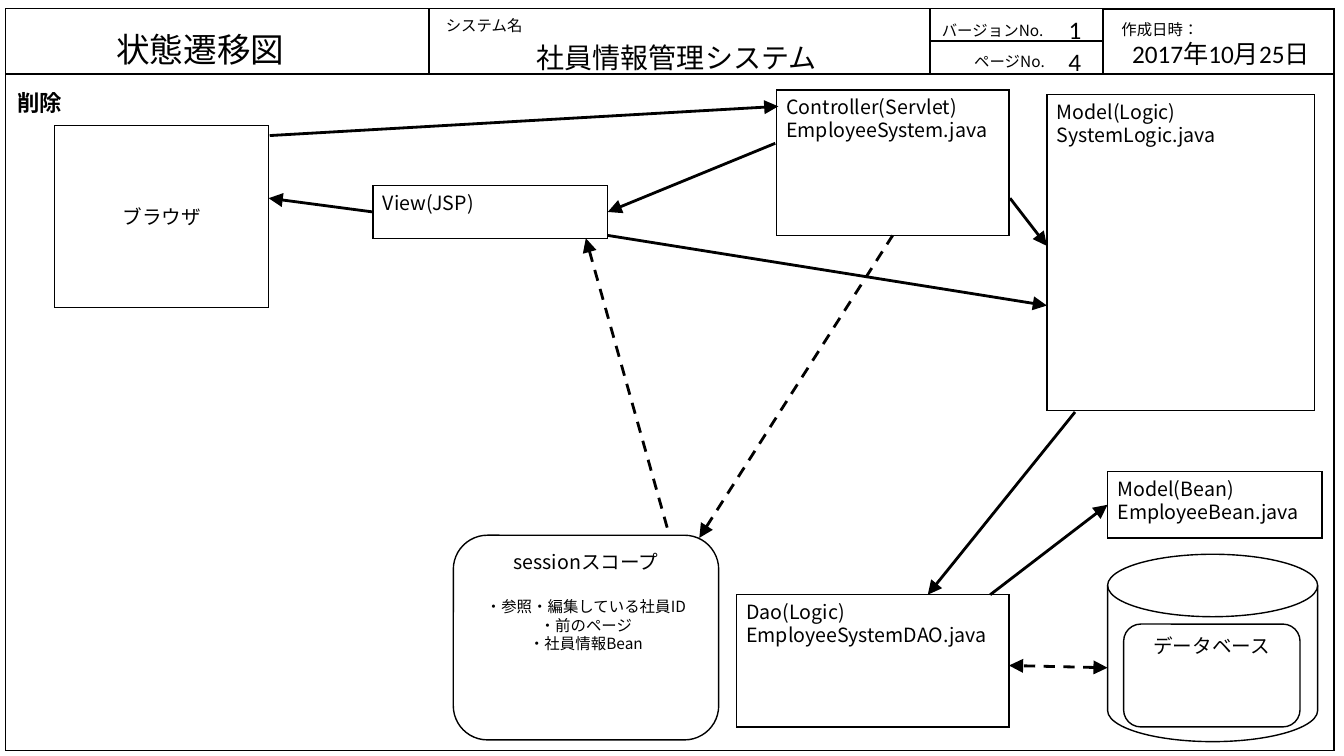
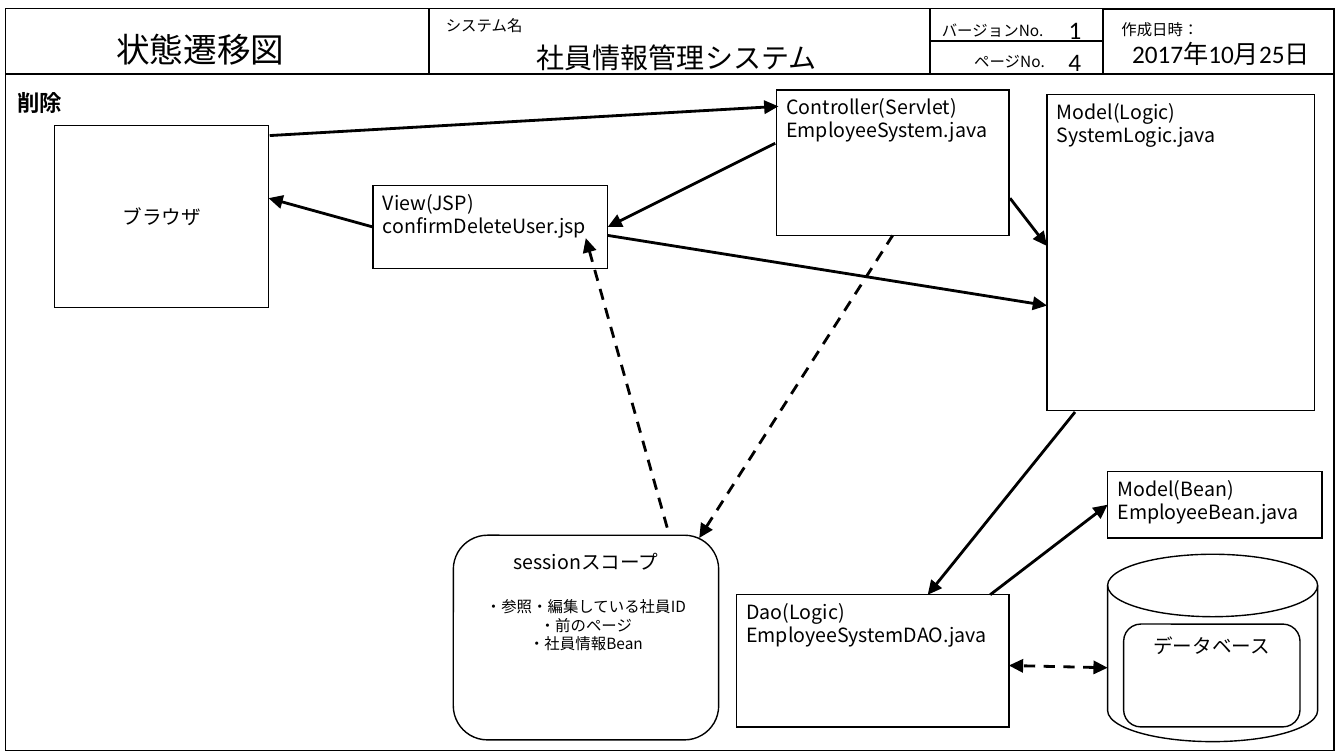
Before and after one commit to java201710/java, a slide deck: slide 13 of 総合演習資料/2.外部設計/画面・状態遷移図_DB.pptx. Drawn at 1344x756 pixels with LibreOffice and Linux fonts; fonts in the diff are those of the drawing. Boxes give left, top, right and bottom in pixels: in the first picture for what was removed or moved away, otherwise in the second. Text is boxed around its words. In the diff, an @@ line names an element or a change of style, - is before the commit and + after.

```diff
--- a/総合演習資料/2.外部設計/画面・状態遷移図_DB.pptx
+++ b/総合演習資料/2.外部設計/画面・状態遷移図_DB.pptx
@@ arrow moved from (775, 143) - (608, 212) to (775, 143) - (608, 227) @@
@@ arrow moved from (373, 212) - (269, 199) to (373, 227) - (269, 199) @@
@@ rectangle "View(JSP)" resized from (x1=373, y1=186, x2=608, y2=238) to (x1=373, y1=186, x2=608, y2=268) @@
@@ text in rectangle at (x1=383, y1=213, x2=586, y2=239): paragraph added @@
+confirmDeleteUser.jsp
```
Also in this commit, not shown: 1 other slide changed, 1 other file.
